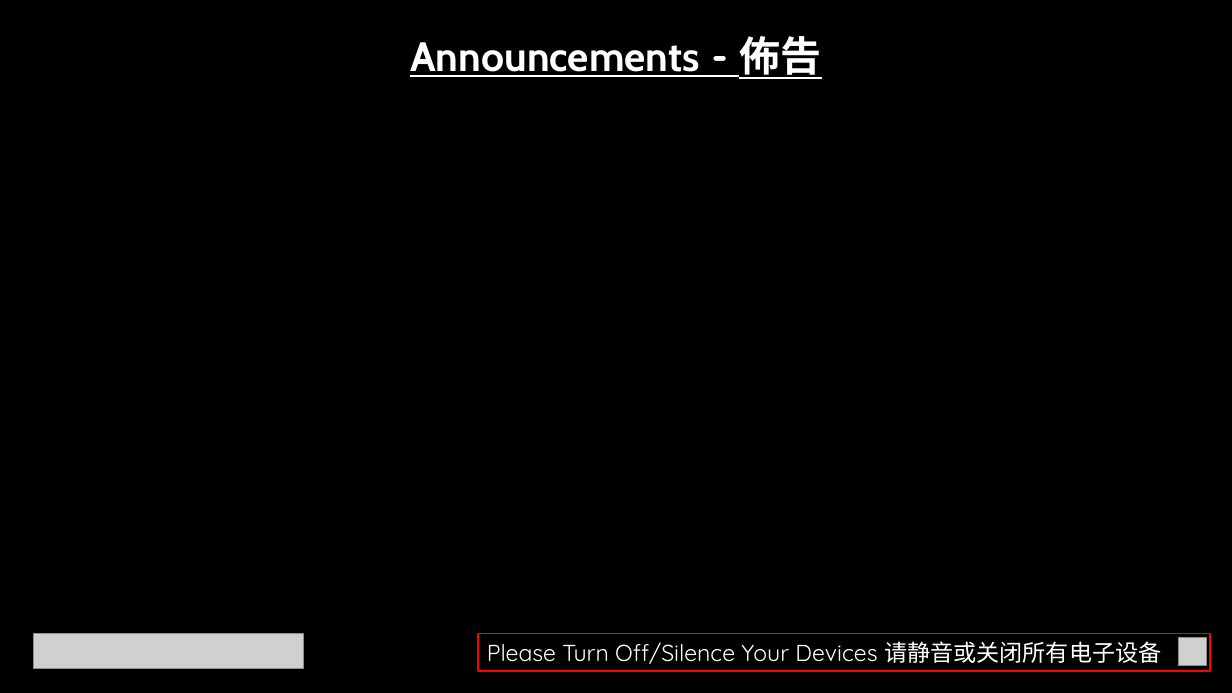
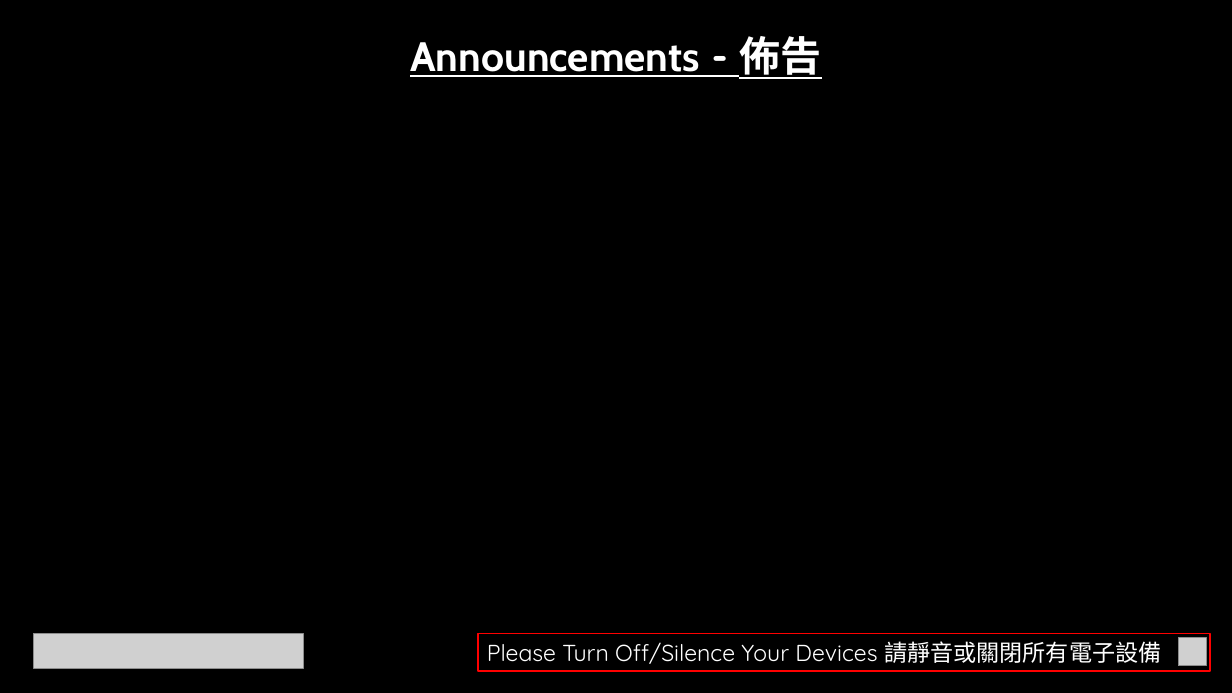
Before and after one commit to calebchanwy/tjc-powerpoint, a slide deck: slide 4 of TJCPowerPoint/Resources/ServiceWidescreen.pptx. Drawn at 1232x693 pixels with LibreOffice and Linux fonts; fonts in the diff are those of the drawing; grey boxes stand for pictures. Boxes give left, top, right and bottom in pixels: in the first picture for what was removed or moved away, otherwise in the second. Text is boxed around its words. In the diff, an @@ line names an element or a change of style, - is before the commit and + after.

```diff
--- a/TJCPowerPoint/Resources/ServiceWidescreen.pptx
+++ b/TJCPowerPoint/Resources/ServiceWidescreen.pptx
@@ text in rectangle at (487, 641, 1161, 664): text changed @@
-Please Turn Off/Silence Your Devices 请静音或关闭所有电子设备
+Please Turn Off/Silence Your Devices 請靜音或關閉所有電子設備
```
Also in this commit, not shown: 6 other slides changed, 15 other files.
